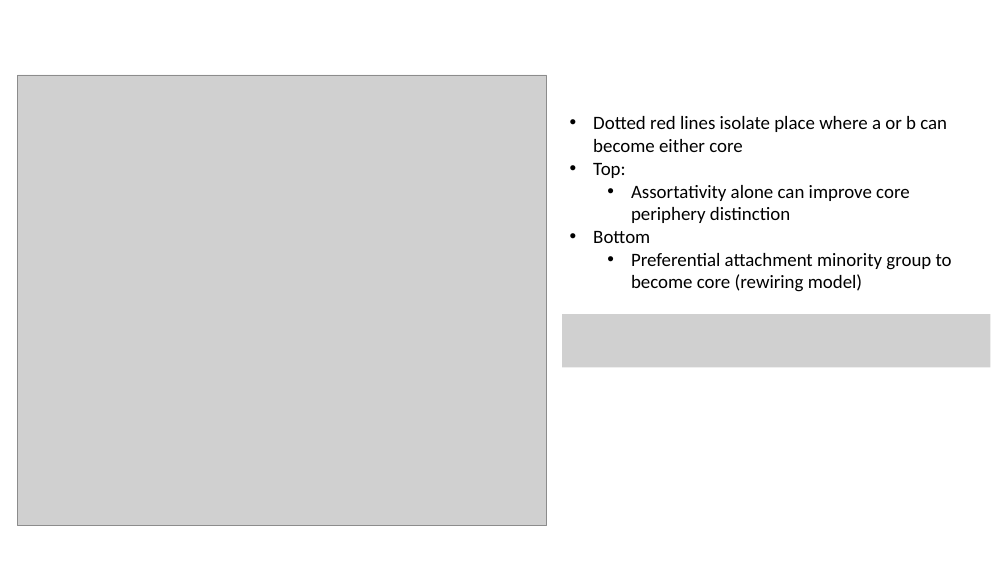
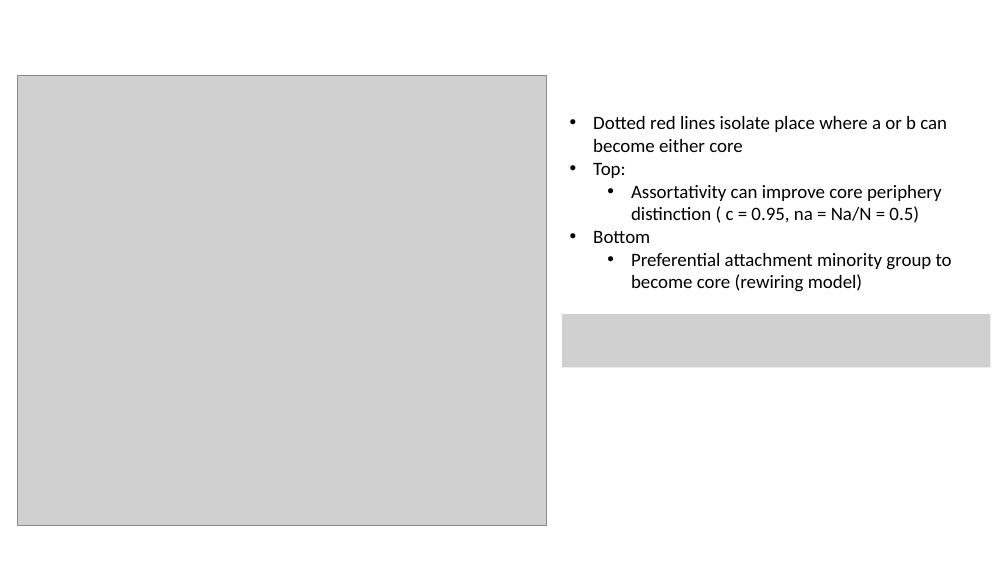
Before and after one commit to vittpall/ProvaIntegrativaSCR, a slide deck: slide 6 of ProvaIntegrativaSCR.pptx. Drawn at 1008x567 pixels with LibreOffice and Linux fonts; fonts in the diff are those of the drawing; grey boxes stand for pictures; background and template pictures are left out. Boxes give left, top, right and bottom in pixels: in the first picture for what was removed or moved away, otherwise in the second. Text is boxed around its words. In the diff, an @@ line names an element or a change of style, - is before the commit and + after.

Commit message:
update typo

```diff
--- a/ProvaIntegrativaSCR.pptx
+++ b/ProvaIntegrativaSCR.pptx
@@ text at bbox=[631, 185, 942, 223]: text changed @@
-  • Assortativity alone can improve core periphery distinction
+  • Assortativity can improve core periphery distinction ( c = 0.95, na = Na/N = 0.5)
```
Also in this commit, not shown: 2 other slides changed.
